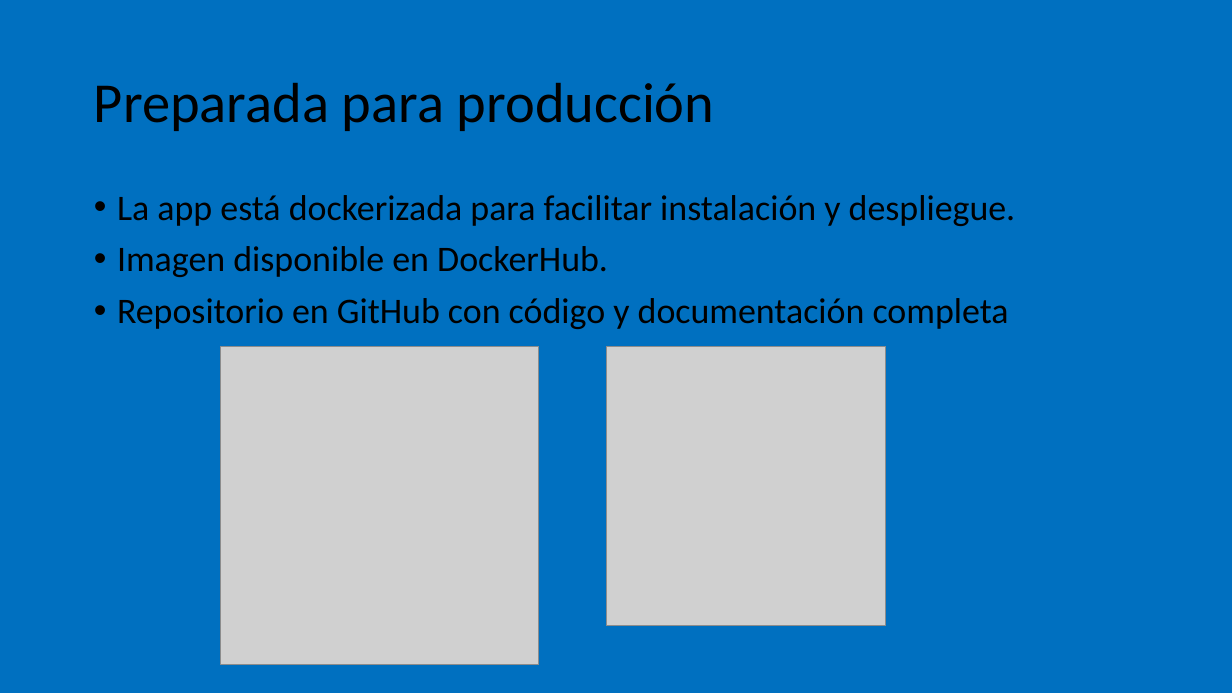
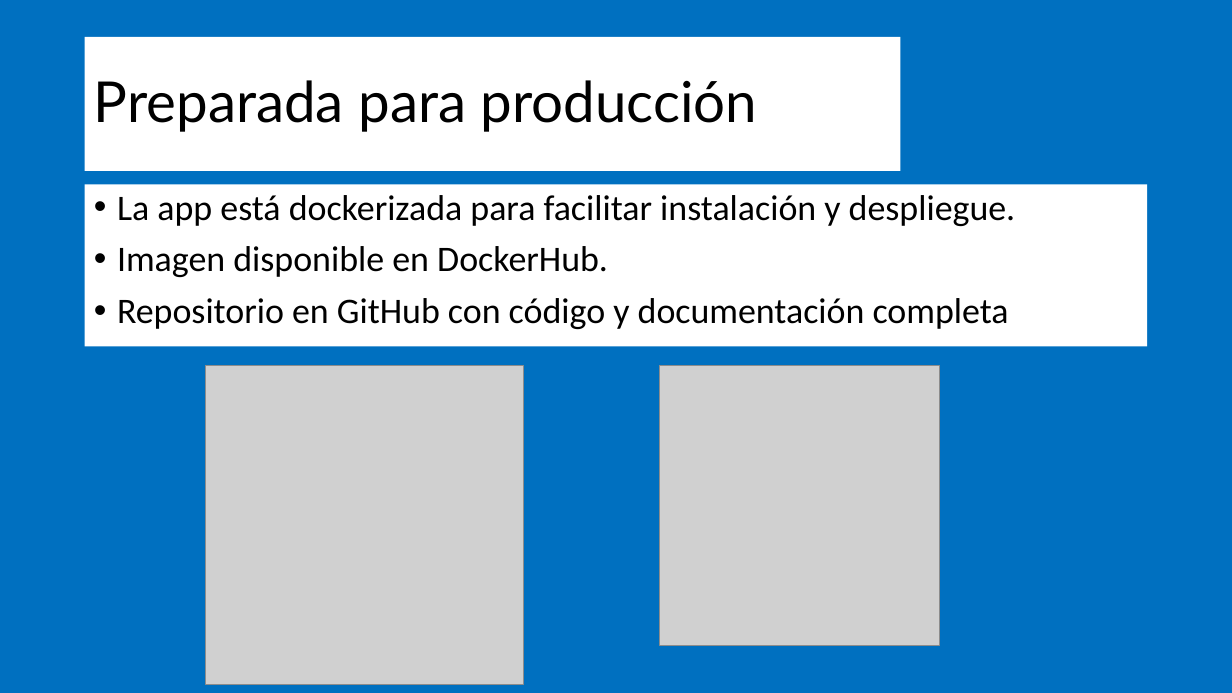
Before and after one commit to Merchecuesta/Portfolio, a slide deck: slide 6 of Funomatic/doc/Presentaciónapp.pptx. Drawn at 1232x693 pixels with LibreOffice and Linux fonts; fonts in the diff are those of the drawing; grey boxes stand for pictures. Boxes give left, top, right and bottom in pixels: in the first picture for what was removed or moved away, otherwise in the second. Text is boxed around its words. In the diff, an @@ line names an element or a change of style, - is before the commit and + after.

```diff
--- a/Funomatic/doc/Presentaciónapp.pptx
+++ b/Funomatic/doc/Presentaciónapp.pptx
@@ title "Preparada para producción": place and size @@
-title "Preparada para producción" at (94, 83, 714, 131)
+title "Preparada para producción" at (85, 37, 901, 171)
@@ title "Preparada para producción" at (85, 37, 901, 171): font Calibri to Lato; fill none to #FFFFFF @@
@@ text "La app está dockerizada para ...": place and size @@
-text "La app está dockerizada para ..." at (117, 195, 1016, 329)
+text "La app está dockerizada para ..." at (85, 185, 1148, 347)
@@ text "La app está dockerizada para ..." at (85, 185, 1148, 347): fill none to #FFFFFF @@
@@ picture: place and size @@
-picture at (221, 347, 539, 665)
+picture at (205, 366, 523, 684)
@@ picture: place and size @@
-picture at (606, 347, 885, 626)
+picture at (660, 366, 939, 645)
```
Also in this commit, not shown: 5 other slides changed, 2 slides added, 1 slide removed, 2 other files.
